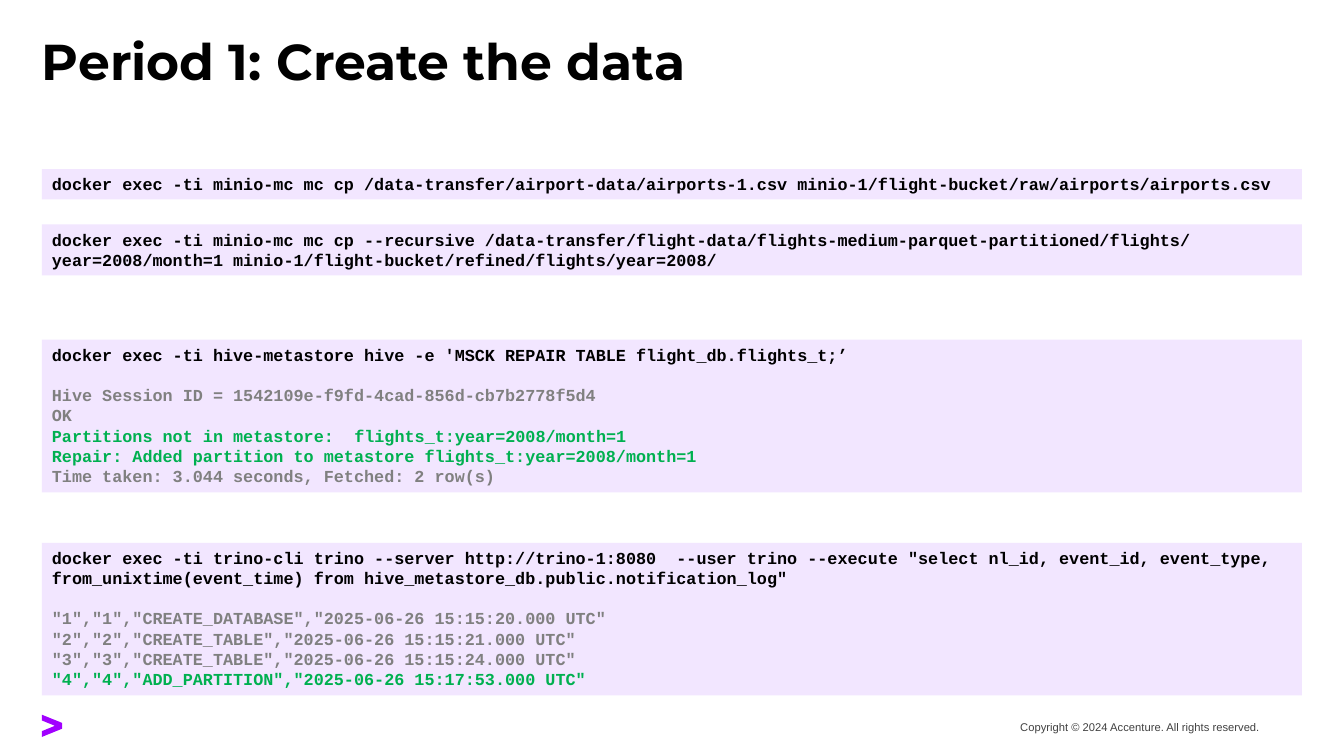
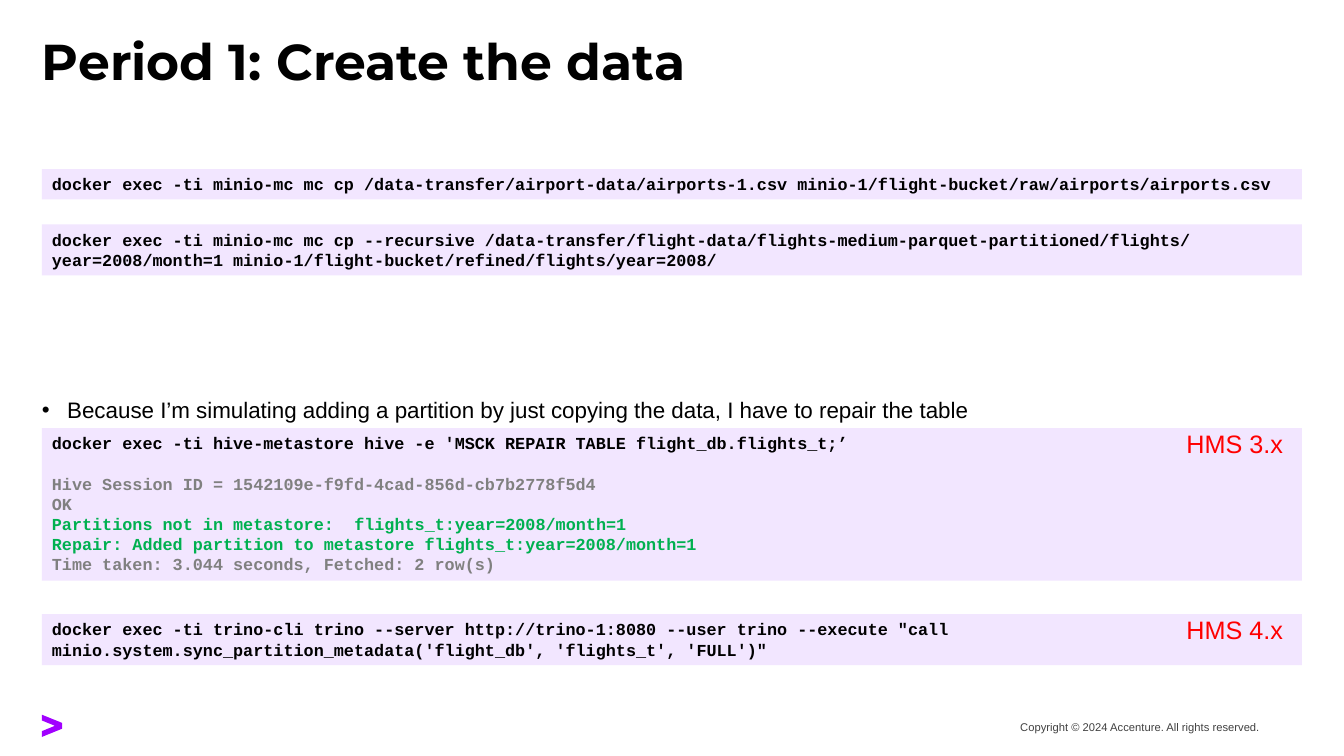
Before and after one commit to tasos71/hms-restore-test, a slide deck: slide 6 of hive-metastore-backup-restore-test.pptx (slide 5 before the commit). Drawn at 1344x756 pixels with LibreOffice and Linux fonts; fonts in the diff are those of the drawing. Boxes give left, top, right and bottom in pixels: in the first picture for what was removed or moved away, otherwise in the second. Text is boxed around its words. In the diff, an @@ line names an element or a change of style, - is before the commit and + after.

```diff
--- a/hive-metastore-backup-restore-test.pptx
+++ b/hive-metastore-backup-restore-test.pptx
@@ text added at [67,401,968,423], 16 pt, text #000000 @@
+• Because I’m simulating adding a partition by just copying the data, I have to repair the table
@@ rectangle "docker exec -ti hive-metastore hive ...": place and size @@
-rectangle "docker exec -ti hive-metastore hive ..." at [42,340,1303,492]
+rectangle "docker exec -ti hive-metastore hive ..." at [42,429,1303,581]
@@ text added at [1186,435,1283,454], 18 pt, text #FF0000 @@
+HMS 3.x
@@ rectangle "docker exec -ti trino-cli trino ...": place and size @@
-rectangle "docker exec -ti trino-cli trino ..." at [42,542,1303,695]
+rectangle "docker exec -ti trino-cli trino ..." at [42,614,1303,664]
@@ text in rectangle at [52,623,948,660]: text changed @@
-docker exec -ti trino-cli trino --server http://trino-1:8080 --user trino --execute "select nl_id, event_id, event_type, from_unixtime(event_time) from hive_metastore_db.public.notification_log"
-"1","1","CREATE_DATABASE","2025-06-26 15:15:20.000 UTC"
-"2","2","CREATE_TABLE","2025-06-26 15:15:21.000 UTC"
-"3","3","CREATE_TABLE","2025-06-26 15:15:24.000 UTC"
-"4","4","ADD_PARTITION","2025-06-26 15:17:53.000 UTC"
+docker exec -ti trino-cli trino --server http://trino-1:8080 --user trino --execute "call minio.system.sync_partition_metadata('flight_db', 'flights_t', 'FULL')"
@@ text added at [1186,621,1283,640], 18 pt, text #FF0000 @@
+HMS 4.x
```
Also in this commit, not shown: 16 other slides changed, 2 slides added, 55 other files.
